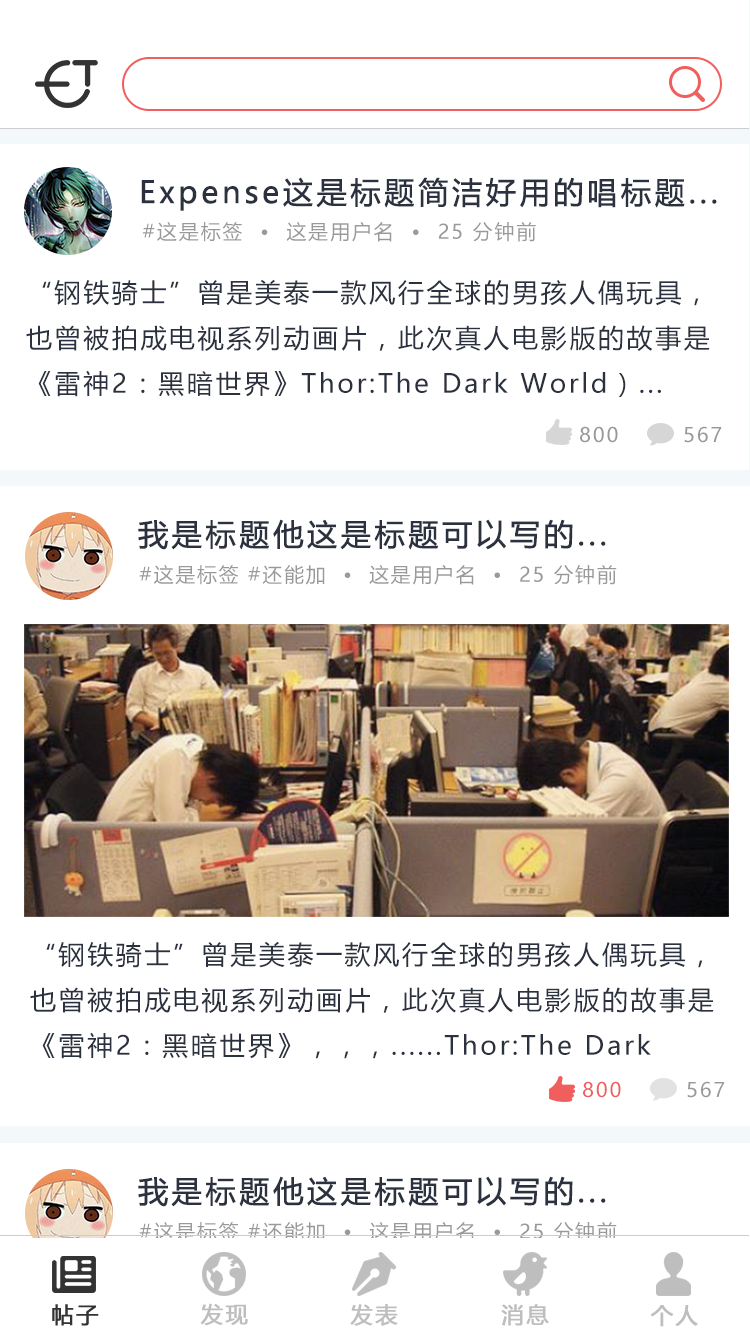
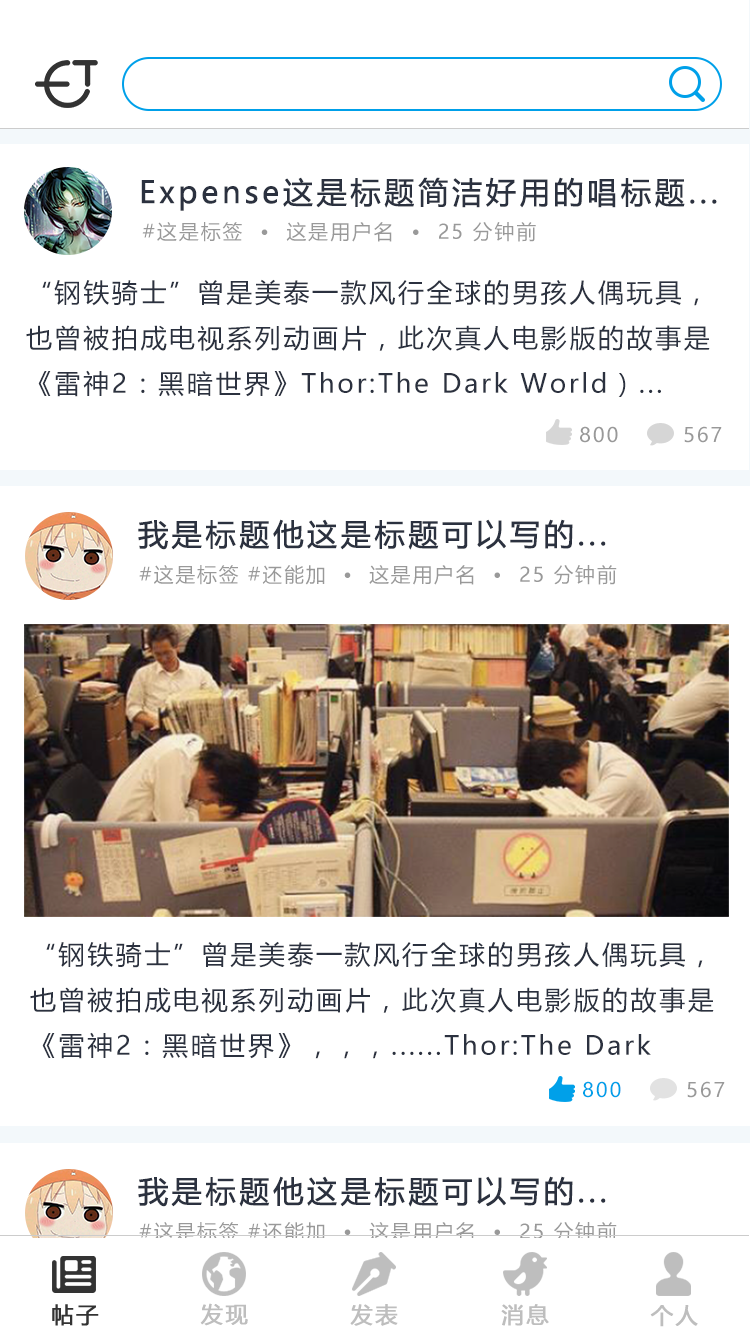
Revision of a layered (750, 1334) image; what changed, layer by layer:
painted on "圆角矩形 6" (2nd of 3, in "导航栏" › "search") over [122, 57, 722, 111]
painted on "圆角矩形 1" over [697, 91, 702, 96]
